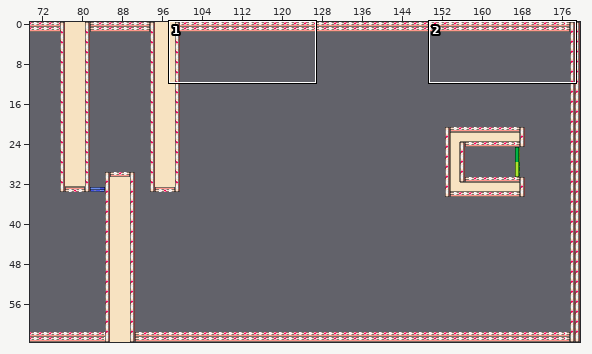
Two versions of a level (Tiled map, assets/art/Levels/level2.tmx). The picture above shows the old version from afar; the outline marks the close-up.
Close-up. Earlier state:
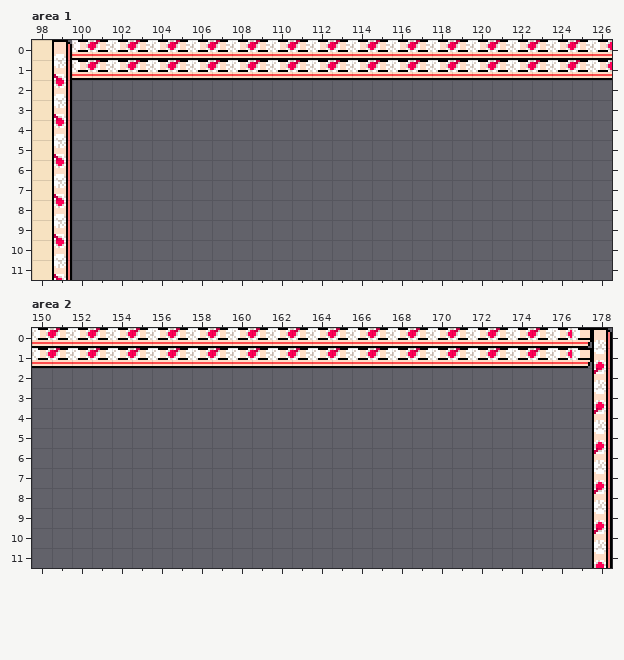
Cells are 10x10 px. Shown: area 1 x 98..126, y 0..11; area 2 x 150..178, y 0..11. The commit also changed other parts of the map, which this record leaves out.
After the commit:
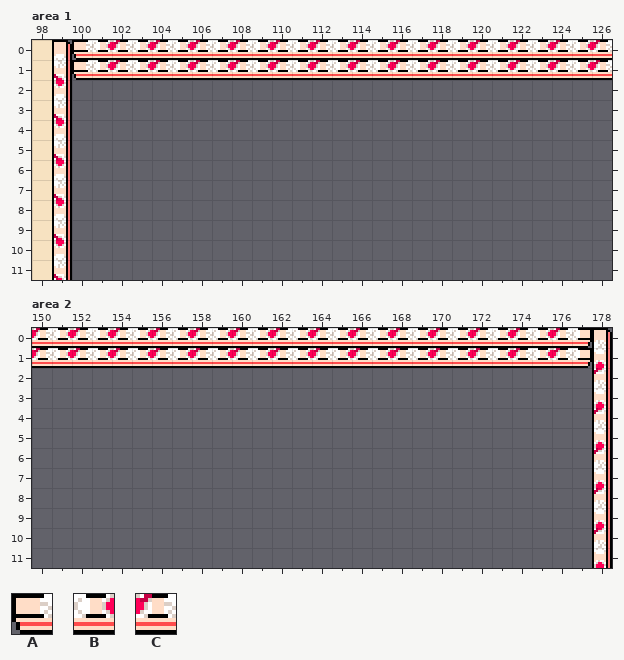
Key: from "TileSet": A 51, B 52, C 53.
_ is an empty cell, . an unchanged one.
Changes in this commit:
--- layer "Walls", area 1
@@ x 100..126 @@
- 0 BCBCBCBCBCBCBCBCBCBCBCBCBCB
- 1 BCBCBCBCBCBCBCBCBCBCBCBCBCB
+ 0 ABCBCBCBCBCBCBCBCBCBCBCBCBC
+ 1 ABCBCBCBCBCBCBCBCBCBCBCBCBC
--- layer "Walls", area 2
@@ x 150..176 @@
- 0 BCBCBCBCBCBCBCBCBCBCBCBCBCB
- 1 BCBCBCBCBCBCBCBCBCBCBCBCBCB
+ 0 CBCBCBCBCBCBCBCBCBCBCBCBCBC
+ 1 CBCBCBCBCBCBCBCBCBCBCBCBCBC
Where, in picture pixels (left, top, right, bottom), the same in both close-ups:
changed: (72, 40, 612, 80)
changed: (32, 328, 572, 358)
